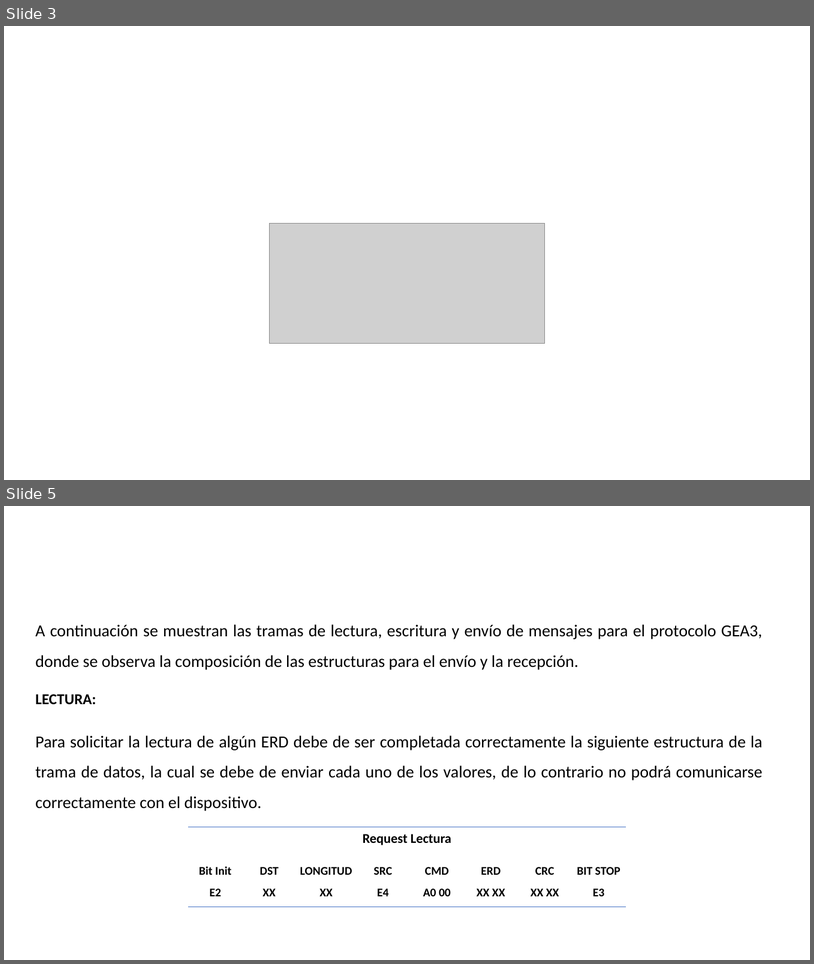
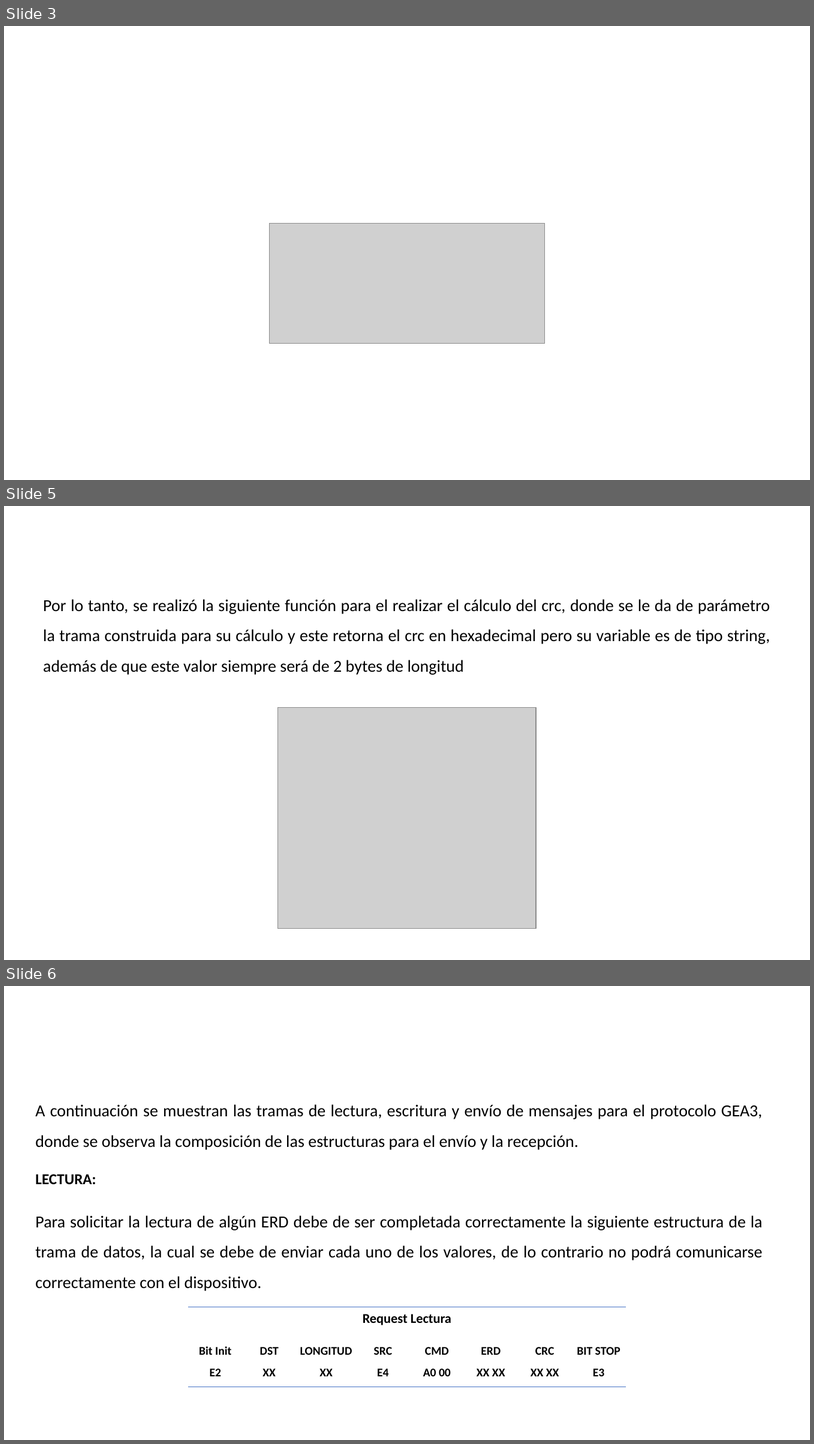
Before and after one commit to LeonelNieto/Serial-GEA, a slide deck: GEA3 Python.pptx. Shown one above the other, each under a label of ours: slides 3 and 5 before the commit, slides 3, 5 and 6 after it; the slides between them are not shown. The pictures are 814x964 and 814x1444 pixels, drawn with LibreOffice and Linux fonts; fonts in the diff are those of the drawing; grey boxes stand for pictures; background and template pictures are left out. Boxes give left, top, right and bottom in pixels: in the first picture for what was removed or moved away, otherwise in the second. Text is boxed around its words. In the diff, an @@ line names an element or a change of style, - is before the commit and + after.

```diff
--- a/GEA3 Python.pptx
+++ b/GEA3 Python.pptx
@@ slide 5 added at (4, 506, 810, 960), background picture (left out); not listed: 1 template element that a slide beside it also shows @@
@@ text added at (43, 599, 770, 675), 20 pt, text #000000 @@
+Por lo tanto, se realizó la siguiente función para el realizar el cálculo del crc, donde se le da de parámetro la trama construida para su cálculo y este retorna el crc en hexadecimal pero su variable es de tipo string, además de que este valor siempre será de 2 bytes de longitud
@@ picture added at (278, 708, 536, 928) @@
@@ what was slide 5 is now slide 6 @@
```
Also in this commit, not shown: 3 other slides added, 3 slides removed.
